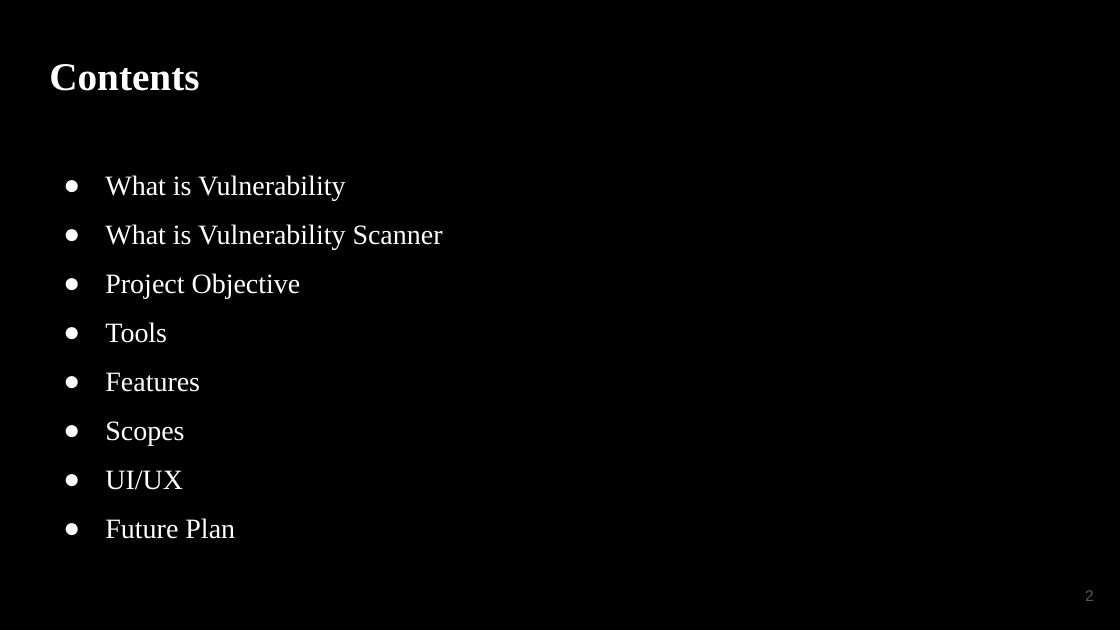
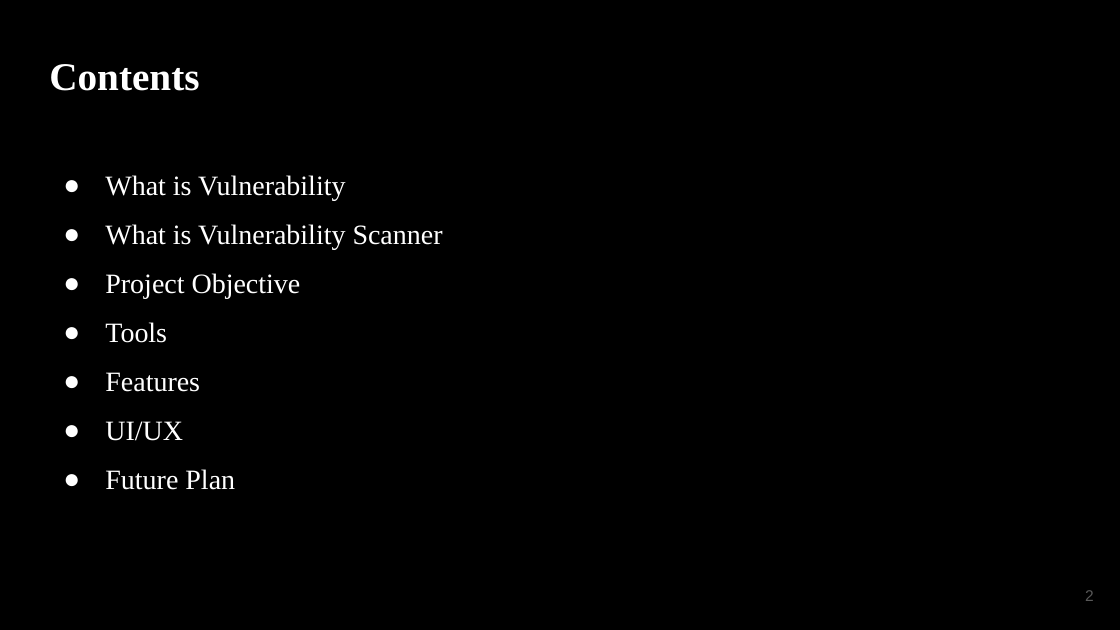
Before and after one commit to mdomorffaruk/CSE41-LAB, a slide deck: slide 2 of ThesisPart1/Proposal-Website-Vulnerabilities-Scanner_-Vuln-Exposer.pptx. Drawn at 1120x630 pixels with LibreOffice and Linux fonts; fonts in the diff are those of the drawing. Boxes give left, top, right and bottom in pixels: in the first picture for what was removed or moved away, otherwise in the second. Text is boxed around its words. In the diff, an @@ line names an element or a change of style, - is before the commit and + after.

Commit message:
remove extra scoopes

```diff
--- a/ThesisPart1/Proposal-Website-Vulnerabilities-Scanner_-Vuln-Exposer.pptx
+++ b/ThesisPart1/Proposal-Website-Vulnerabilities-Scanner_-Vuln-Exposer.pptx
@@ text at (x1=105, y1=421, x2=184, y2=446): paragraph removed @@
-● Scopes
```
